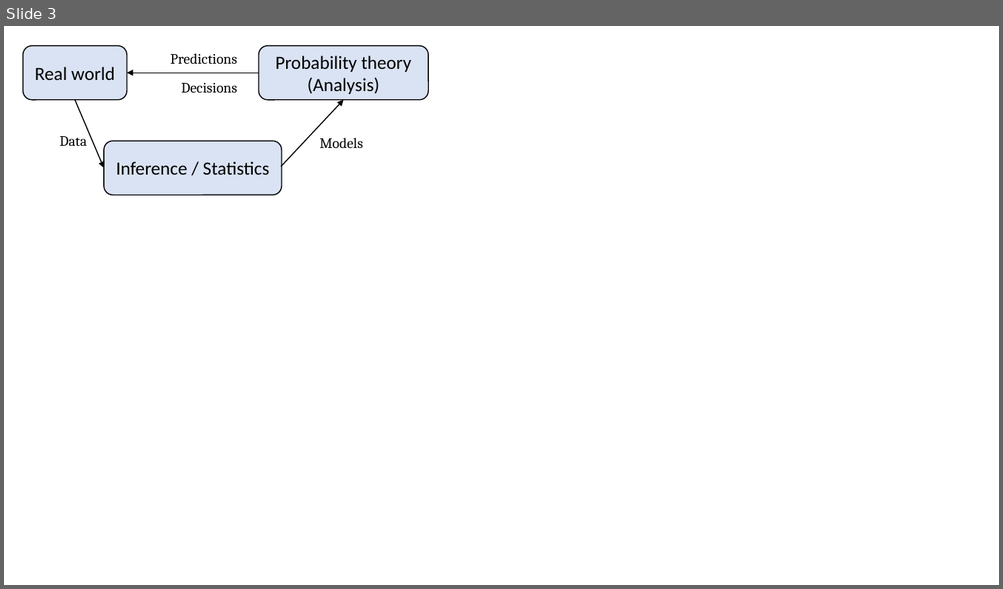
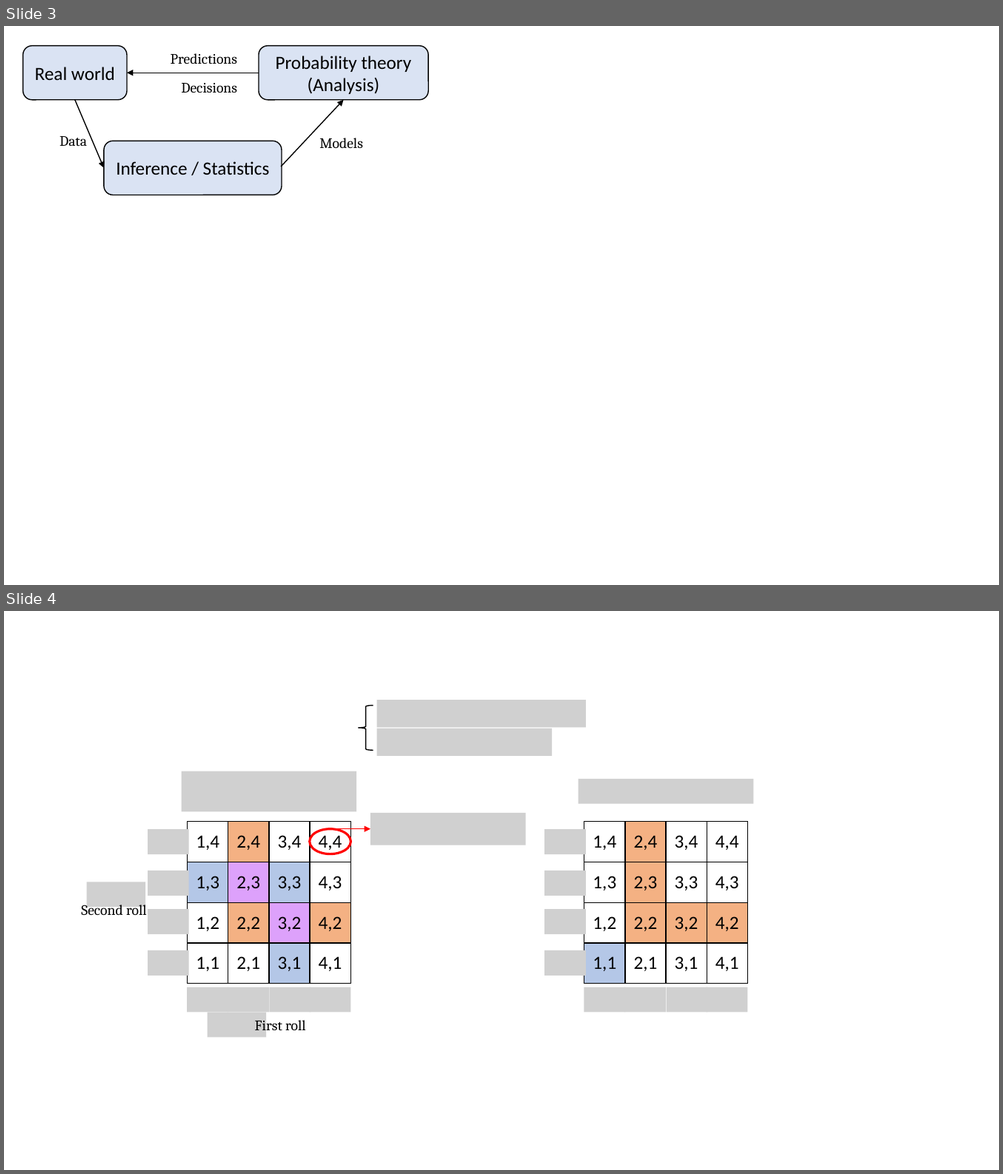
Before and after one commit to Seunghoon-Schini-Yang/DL_RecSys_Portfolio, a slide deck: 01_Foundational_Concepts/Drawings.pptx. Shown one above the other, each under a label of ours: slide 3 before the commit, slides 3 and 4 after it. The pictures are 1003x589 and 1003x1174 pixels, drawn with LibreOffice and Linux fonts; fonts in the diff are those of the drawing; grey boxes stand for pictures. Boxes give left, top, right and bottom in pixels: in the first picture for what was removed or moved away, otherwise in the second. Text is boxed around its words. In the diff, an @@ line names an element or a change of style, - is before the commit and + after.

```diff
--- a/01_Foundational_Concepts/Drawings.pptx
+++ b/01_Foundational_Concepts/Drawings.pptx
@@ slide 4 added at (x1=4, y1=611, x2=999, y2=1170), background #FFFFFF @@
@@ left brace added at (x1=358, y1=706, x2=373, y2=751), outline #000000 1 pt @@
@@ picture added at (x1=377, y1=700, x2=586, y2=727) @@
@@ picture added at (x1=377, y1=728, x2=552, y2=756) @@
@@ picture added at (x1=182, y1=772, x2=357, y2=812) @@
@@ picture added at (x1=578, y1=779, x2=754, y2=804) @@
@@ picture added at (x1=148, y1=829, x2=189, y2=855) @@
@@ table added at (x1=188, y1=822, x2=352, y2=984), 4 rows, 4 columns @@
+1,4 | 2,4 | 3,4 | 4,4
+1,3 | 2,3 | 3,3 | 4,3
+1,2 | 2,2 | 3,2 | 4,2
+1,1 | 2,1 | 3,1 | 4,1
@@ ellipse added at (x1=310, y1=829, x2=351, y2=854), outline #FF0000 2.25 pt @@
@@ arrow added from (330, 829) to (370, 829), #FF0000 1 pt @@
@@ picture added at (x1=370, y1=813, x2=526, y2=846) @@
@@ picture added at (x1=545, y1=829, x2=586, y2=855) @@
@@ table added at (x1=584, y1=822, x2=748, y2=984), 4 rows, 4 columns @@
+1,4 | 2,4 | 3,4 | 4,4
+1,3 | 2,3 | 3,3 | 4,3
+1,2 | 2,2 | 3,2 | 4,2
+1,1 | 2,1 | 3,1 | 4,1
@@ picture added at (x1=148, y1=871, x2=189, y2=896) @@
@@ picture added at (x1=545, y1=871, x2=586, y2=896) @@
@@ picture added at (x1=87, y1=882, x2=146, y2=907) @@
@@ text added at (x1=81, y1=905, x2=147, y2=915), 14 pt, text #000000 @@
+Second roll
@@ picture added at (x1=148, y1=909, x2=189, y2=935) @@
@@ picture added at (x1=545, y1=909, x2=586, y2=935) @@
@@ picture added at (x1=148, y1=951, x2=189, y2=976) @@
@@ picture added at (x1=545, y1=951, x2=586, y2=976) @@
@@ picture added at (x1=187, y1=988, x2=227, y2=1013) @@
@@ picture added at (x1=227, y1=988, x2=269, y2=1013) @@
@@ picture added at (x1=270, y1=988, x2=310, y2=1013) @@
@@ picture added at (x1=310, y1=988, x2=351, y2=1013) @@
@@ picture added at (x1=583, y1=988, x2=625, y2=1013) @@
@@ picture added at (x1=625, y1=988, x2=666, y2=1013) @@
@@ picture added at (x1=666, y1=988, x2=708, y2=1013) @@
@@ picture added at (x1=706, y1=988, x2=747, y2=1013) @@
@@ picture added at (x1=207, y1=1012, x2=266, y2=1038) @@
@@ text added at (x1=255, y1=1017, x2=306, y2=1034), 14 pt, text #000000 @@
+First roll
```
Also in this commit, not shown: 1 other slide added, 6 other files.
